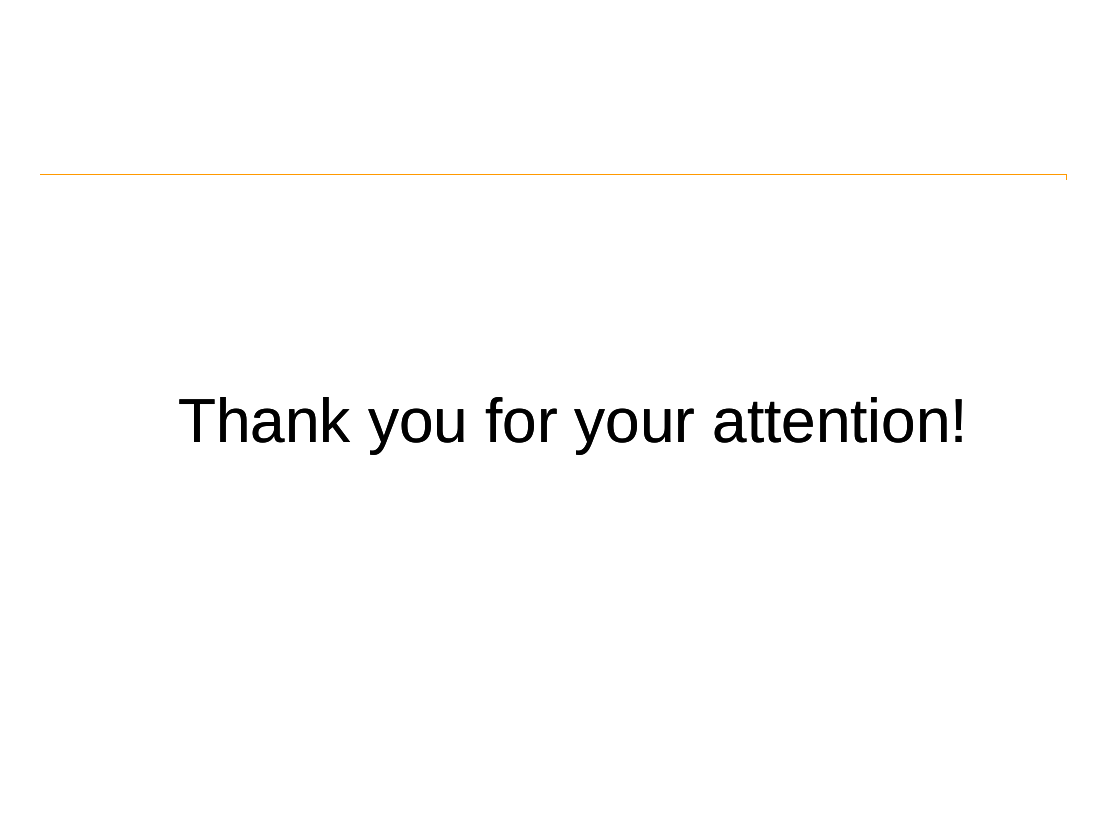
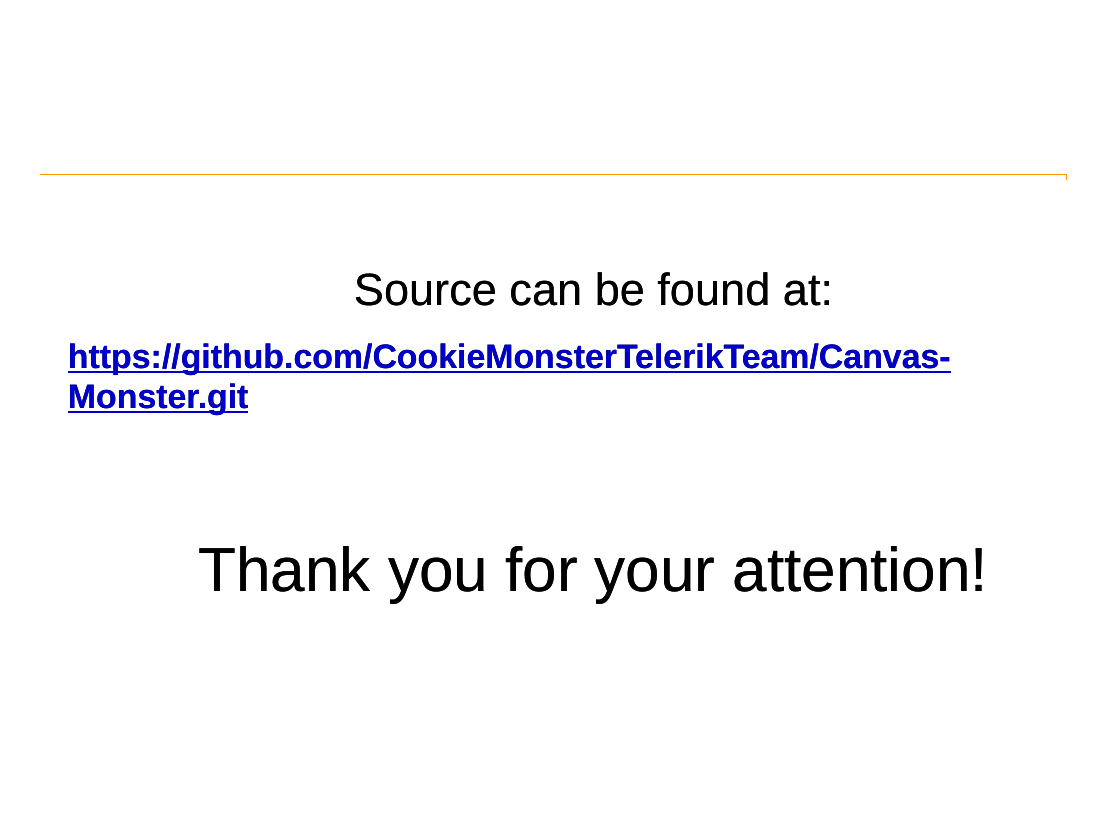
Before and after one commit to CookieMonsterTelerikTeam/Canvas-Monster, a slide deck: slide 8 of CanvasMonster/Documentation/Cookie Monster - project 2014.odp. Drawn at 1120x840 pixels with LibreOffice and Linux fonts; fonts in the diff are those of the drawing; background and template pictures are left out. Boxes give left, top, right and bottom in pixels: in the first picture for what was removed or moved away, otherwise in the second. Text is boxed around its words. In the diff, an @@ line names an element or a change of style, - is before the commit and + after.

```diff
--- a/CanvasMonster/Documentation/Cookie Monster - project 2014.odp
+++ b/CanvasMonster/Documentation/Cookie Monster - project 2014.odp
@@ text "Source can be found at:": place and size @@
-text "Source can be found at:" at <box>178,397,968,453</box>
+text "Source can be found at:" at <box>68,272,988,603</box>
@@ text at <box>68,272,951,415</box>: paragraphs added @@
+Source can be found at:
+https://github.com/CookieMonsterTelerikTeam/Canvas-Monster.git
```
Also in this commit, not shown: 4 other slides changed, 1 other file.
